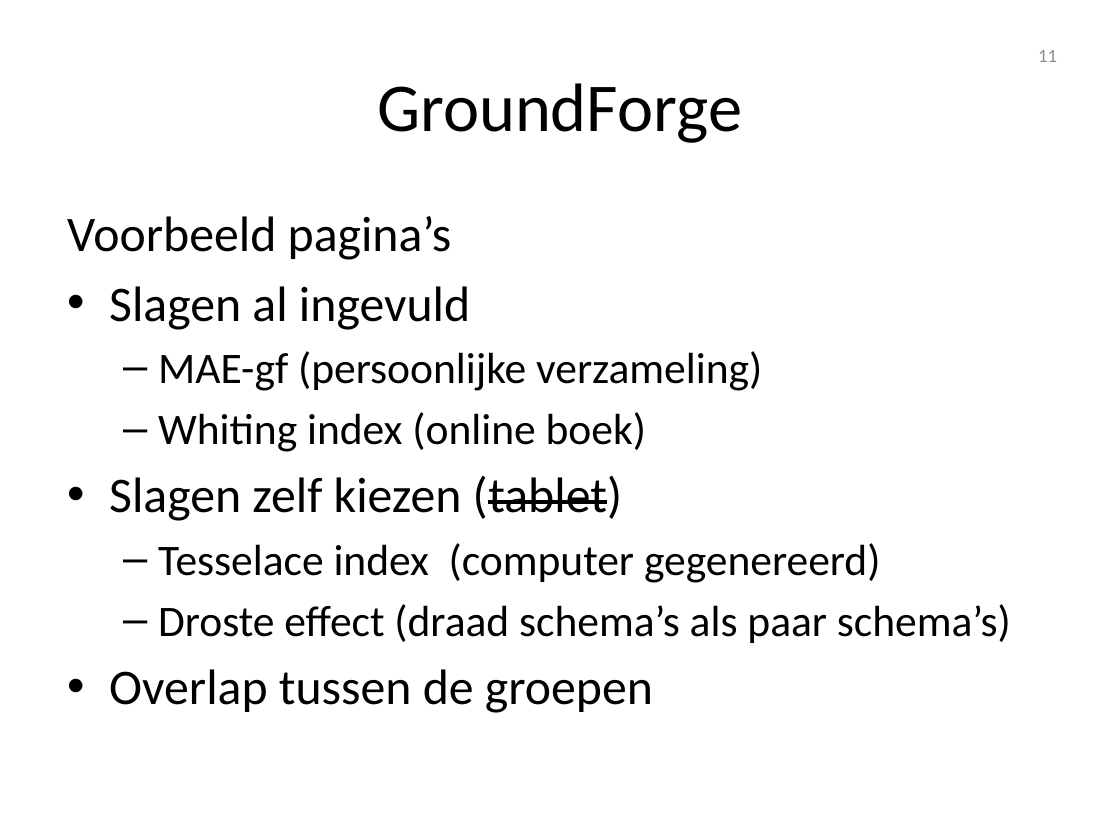
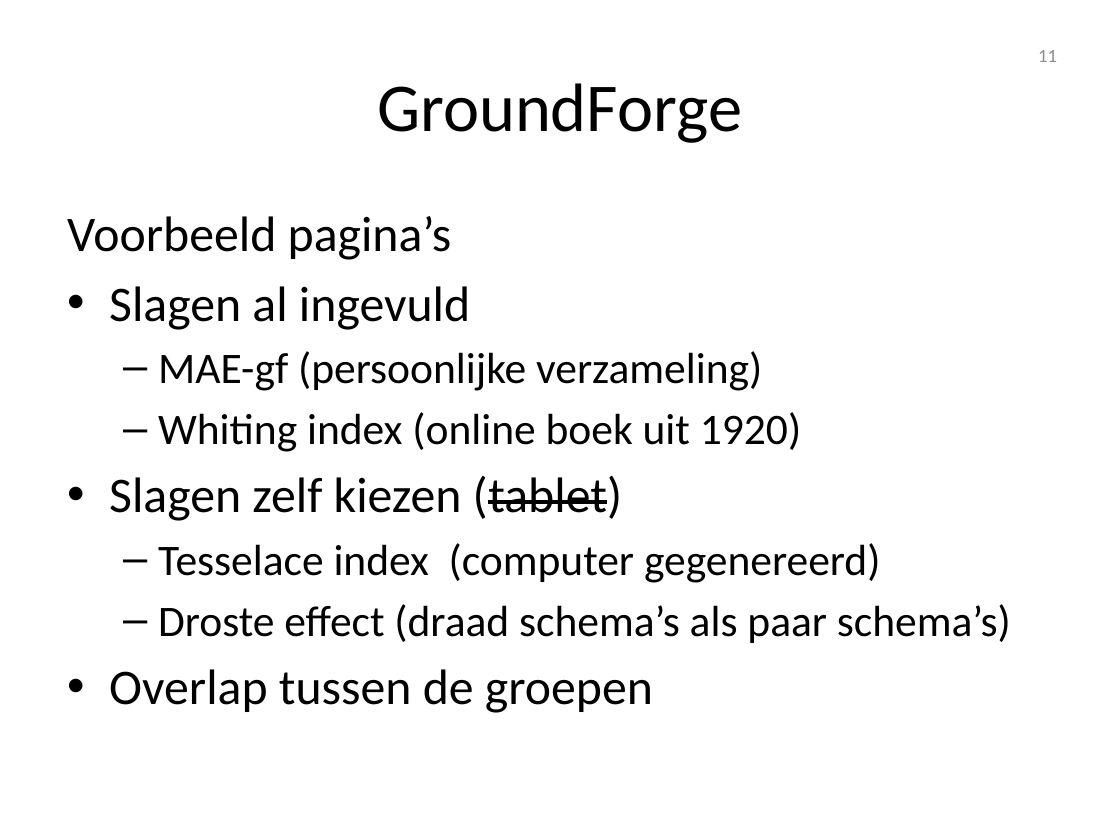
Before and after one commit to d-bl/GroundForge-help, a slide deck: slide 11 of docs/help/NL.pptx. Drawn at 1120x840 pixels with LibreOffice and Linux fonts; fonts in the diff are those of the drawing; background and template pictures are left out. Boxes give left, top, right and bottom in pixels: in the first picture for what was removed or moved away, otherwise in the second. Text is boxed around its words. In the diff, an @@ line names an element or a change of style, - is before the commit and + after.

```diff
--- a/docs/help/NL.pptx
+++ b/docs/help/NL.pptx
@@ text at <box>158,412,801,452</box>: text changed @@
-  – Whiting index (online boek)
+  – Whiting index (online boek uit 1920)
```
Also in this commit, not shown: 9 other slides changed, 4 slides added, 8 slides removed, 1 other file.
